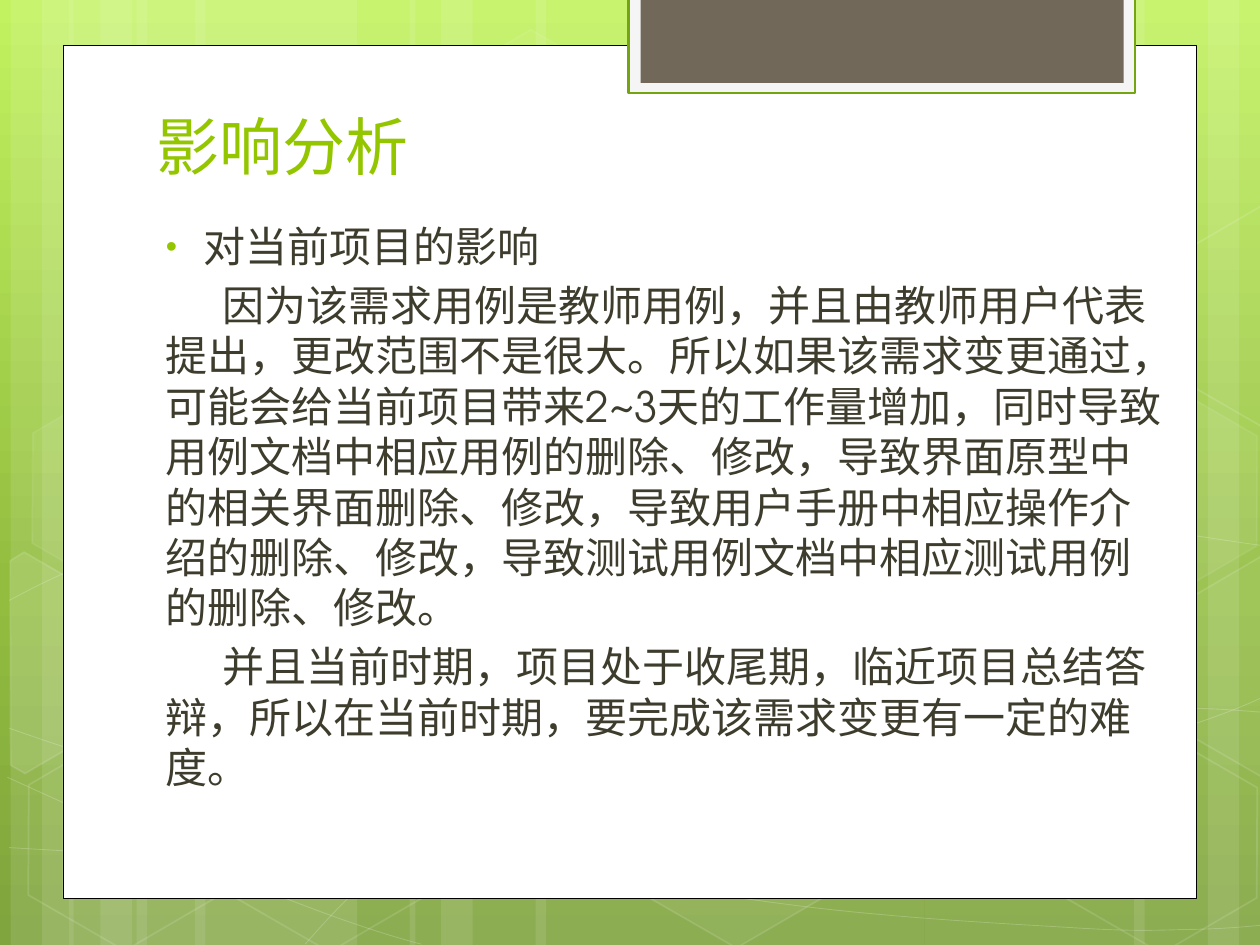
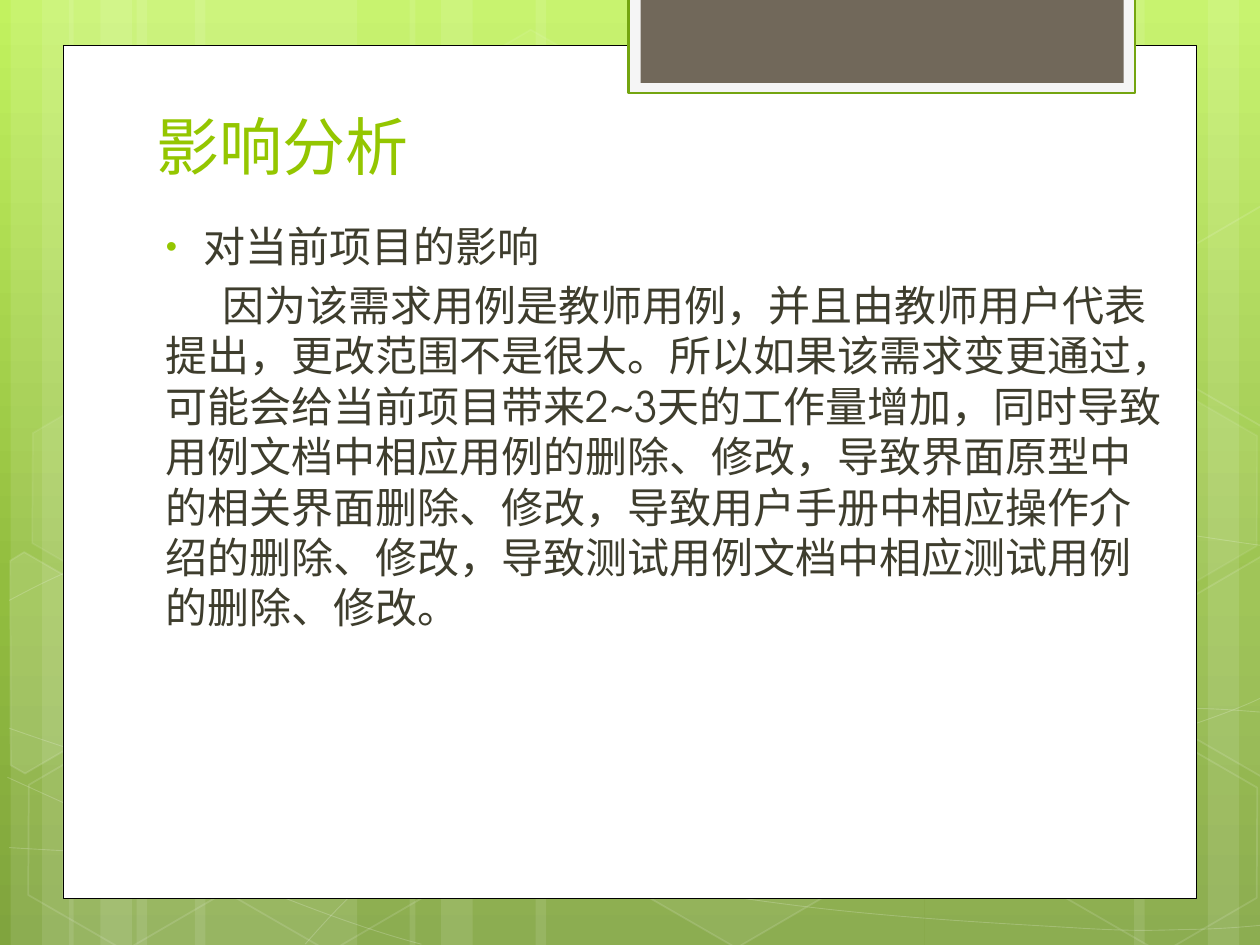
Before and after one commit to rjgcG7/SRS, a slide deck: slide 5 of website/受控文件/需求变更/软件需求变更.pptx. Drawn at 1260x945 pixels with LibreOffice and Linux fonts; fonts in the diff are those of the drawing. Boxes give left, top, right and bottom in pixels: in the first picture for what was removed or moved away, otherwise in the second. Text is boxed around its words. In the diff, an @@ line names an element or a change of style, - is before the commit and + after.

Commit message:
需求变更修改

```diff
--- a/website/受控文件/需求变更/软件需求变更.pptx
+++ b/website/受控文件/需求变更/软件需求变更.pptx
@@ text at box(166, 646, 1146, 787): paragraph removed @@
-并且当前时期，项目处于收尾期，临近项目总结答辩，所以在当前时期，要完成该需求变更有一定的难度。
```
Also in this commit, not shown: 1 other slide changed, 2 slides added, 1 other file.
